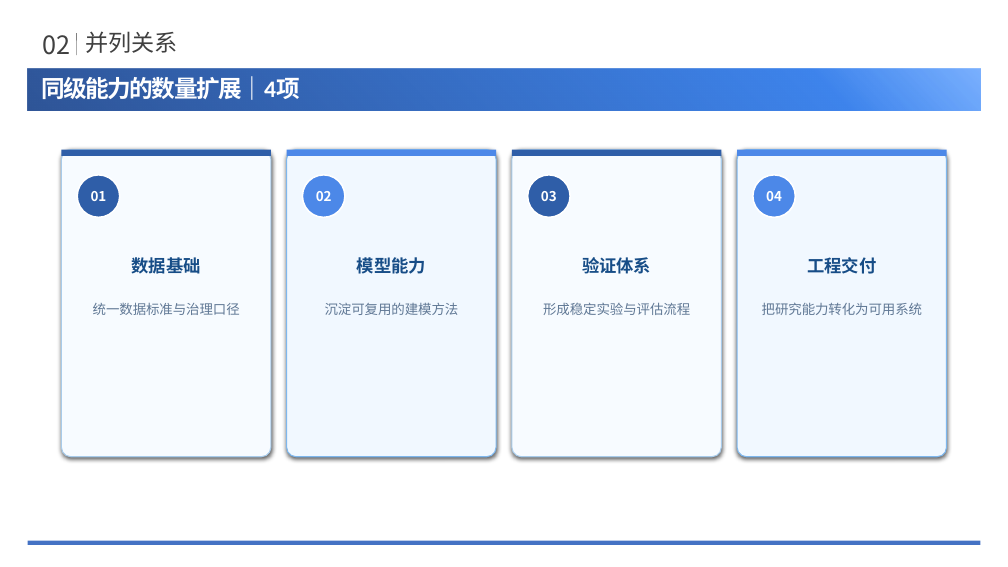
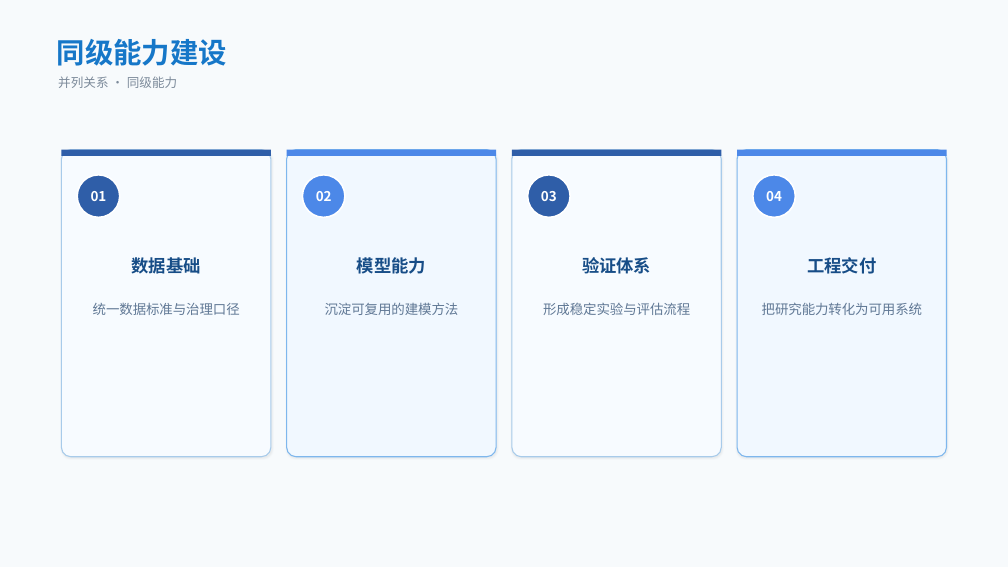
Before and after one commit to NEUwpy/PPagenT, a slide deck: slide 1 of assets/结构图/并列能力卡片-001/example.pptx. Drawn at 1008x567 pixels with LibreOffice and Linux fonts; fonts in the diff are those of the drawing; background and template pictures are left out. Boxes give left, top, right and bottom in pixels: in the first picture for what was removed or moved away, otherwise in the second. Text is boxed around its words. In the diff, an @@ line names an element or a change of style, - is before the commit and + after.

```diff
--- a/assets/结构图/并列能力卡片-001/example.pptx
+++ b/assets/结构图/并列能力卡片-001/example.pptx
@@ background #FFFFFF to #F7FAFC @@
@@ text removed at [42,35,70,55] @@
-02
@@ text "同级能力建设" at [57,39,227,66]: vertical alignment top to middle @@
@@ text at [57,39,227,66]: text changed; size 22.5 to 27 pt; font Calibri to Noto Sans CJK SC; text colour #FFFFFF to #1677C8 @@
-同级能力的数量扩展｜4项
+同级能力建设
@@ line removed from (76, 55) to (76, 33) @@
@@ rectangle removed at [28,69,981,110] @@
@@ text at [58,76,177,88]: text changed; size 22 to 12 pt; text colour #404040 to #7C8A9A @@
-并列关系
+并列关系 · 同级能力
@@ text "并列关系 · 同级能力" at [58,76,177,88]: vertical alignment top to middle @@
@@ shadow on in 4 elements at [61,150,271,457], [287,150,496,457], [512,150,721,457], [737,150,947,457] @@
@@ line removed from (28, 543) to (981, 543) @@
```
Also in this commit, not shown: 23 other files.
